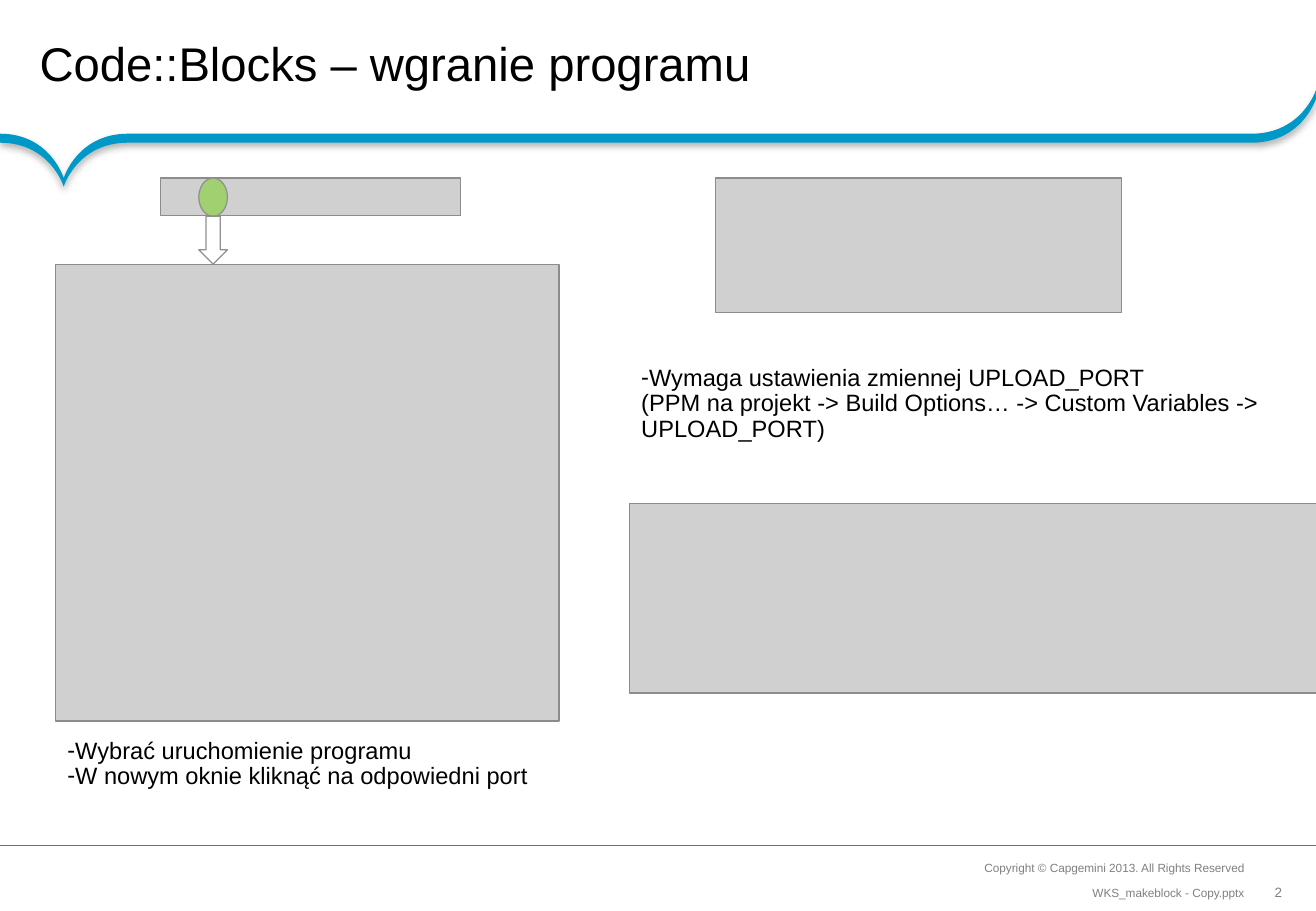
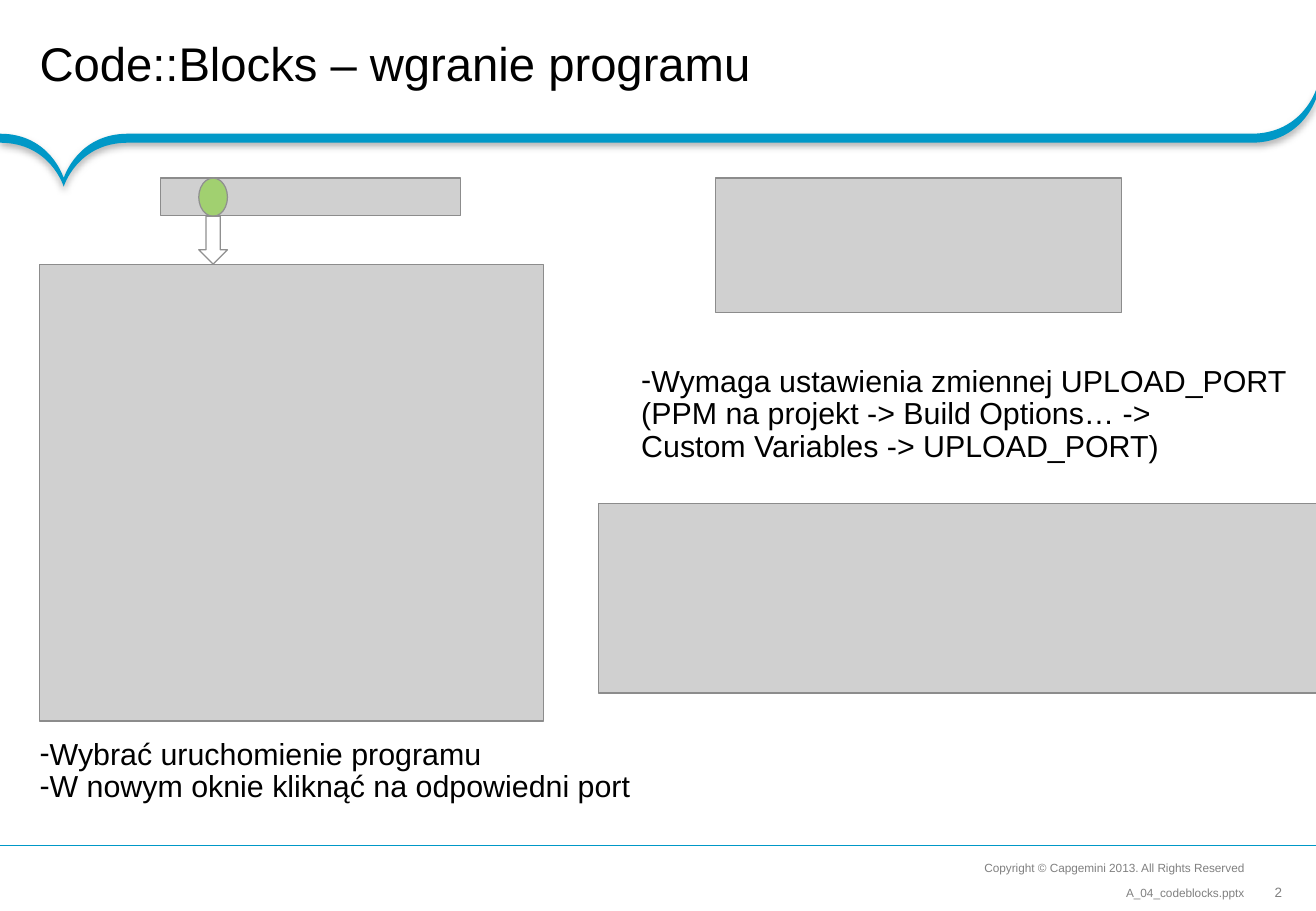
Before and after one commit to RoboCap/arduino, a slide deck: slide 2 of wks/A_04_codeblocks.pptx. Drawn at 1316x911 pixels with LibreOffice and Linux fonts; fonts in the diff are those of the drawing; grey boxes stand for pictures; background and template pictures are left out. Boxes give left, top, right and bottom in pixels: in the first picture for what was removed or moved away, otherwise in the second. Text is boxed around its words. In the diff, an @@ line names an element or a change of style, - is before the commit and + after.

```diff
--- a/wks/A_04_codeblocks.pptx
+++ b/wks/A_04_codeblocks.pptx
@@ picture: place and size @@
-picture at (56,264,560,721)
+picture at (40,264,544,721)
@@ text "Wymaga ustawienia zmiennej UPLOAD_PORT" at (641,370,1286,463): size 14 to 18 pt @@
@@ picture: place and size @@
-picture at (629,503,1316,693)
+picture at (599,503,1316,693)
@@ text "Wybrać uruchomienie programu" at (40,742,630,803): size 14 to 18 pt @@
@@ text "Wybrać uruchomienie programu": place and size @@
-text "Wybrać uruchomienie programu" at (67,741,528,789)
+text "Wybrać uruchomienie programu" at (40,742,630,803)
@@ text at (1126,888,1244,899): text changed @@
-WKS_makeblock - Copy.pptx
+A_04_codeblocks.pptx
```
Also in this commit, not shown: 4 other slides changed, 1 slide added.
